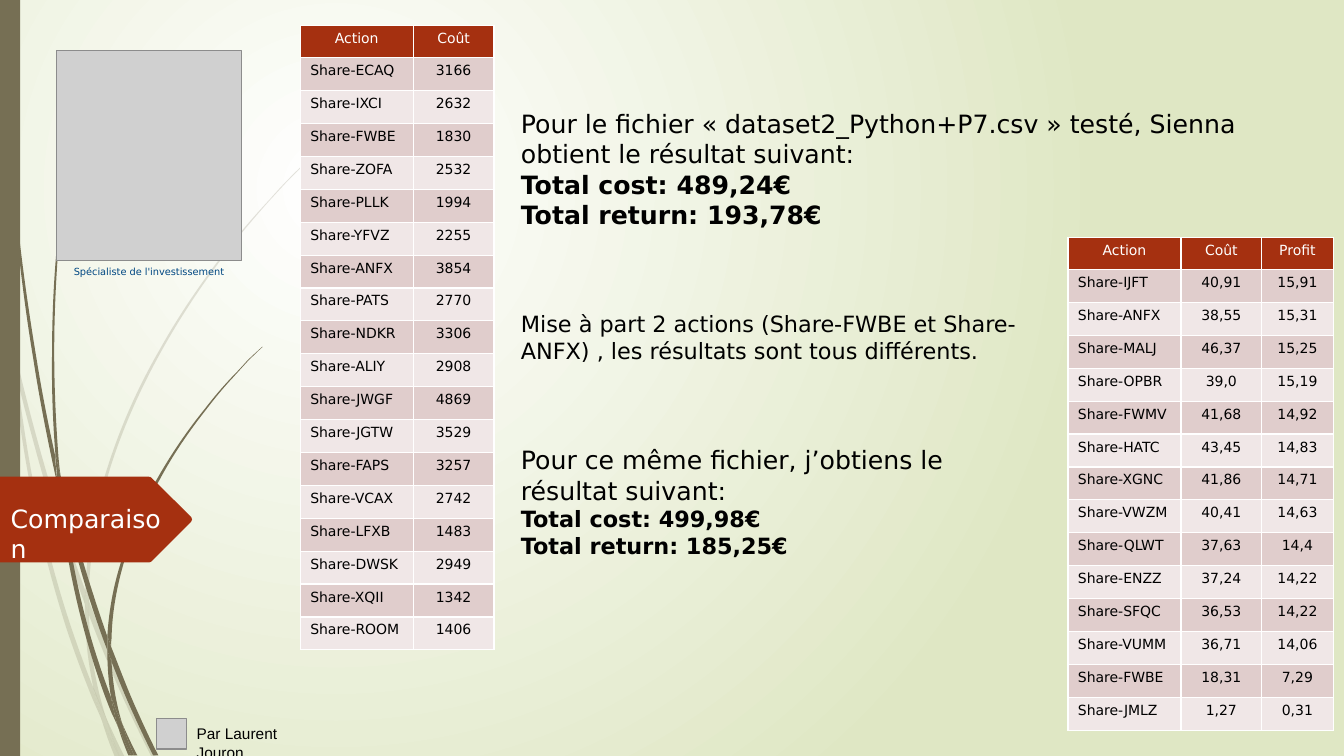
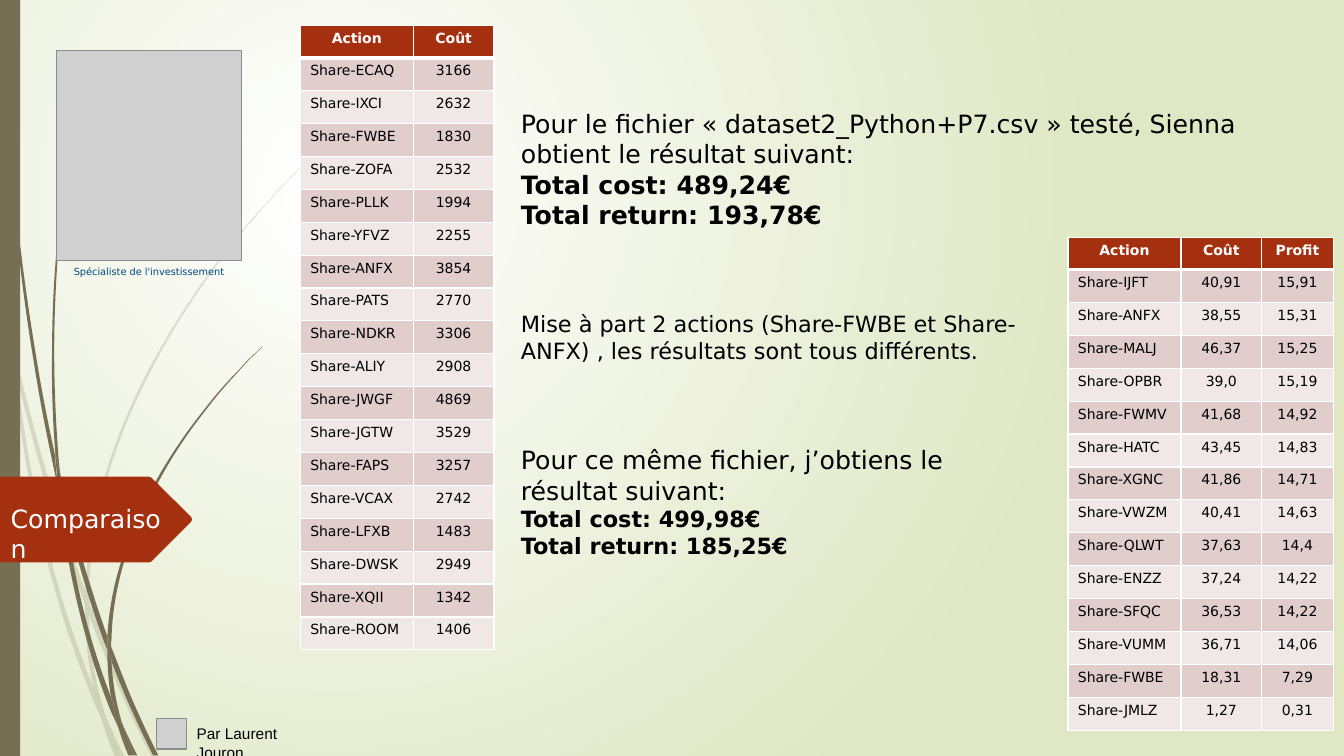
Before and after one commit to LaurentJouron/Python_algo_invest_trade, a slide deck: slide 13 of pptx/algo invest.pptx (slide 9 before the commit). Drawn at 1344x756 pixels with LibreOffice and Linux fonts; fonts in the diff are those of the drawing; grey boxes stand for pictures. Boxes give left, top, right and bottom in pixels: in the first picture for what was removed or moved away, otherwise in the second. Text is boxed around its words. In the diff, an @@ line names an element or a change of style, - is before the commit and + after.

```diff
--- a/pptx/algo invest.pptx
+++ b/pptx/algo invest.pptx
@@ table at box(300, 26, 494, 650) @@
@@ bold on in "Action", "Coût" @@
@@ table at box(1068, 238, 1333, 731) @@
@@ bold on in "Action", "Coût", "Profit" @@
```
Also in this commit, not shown: 9 other slides changed, 10 slides added, 7 other files.
